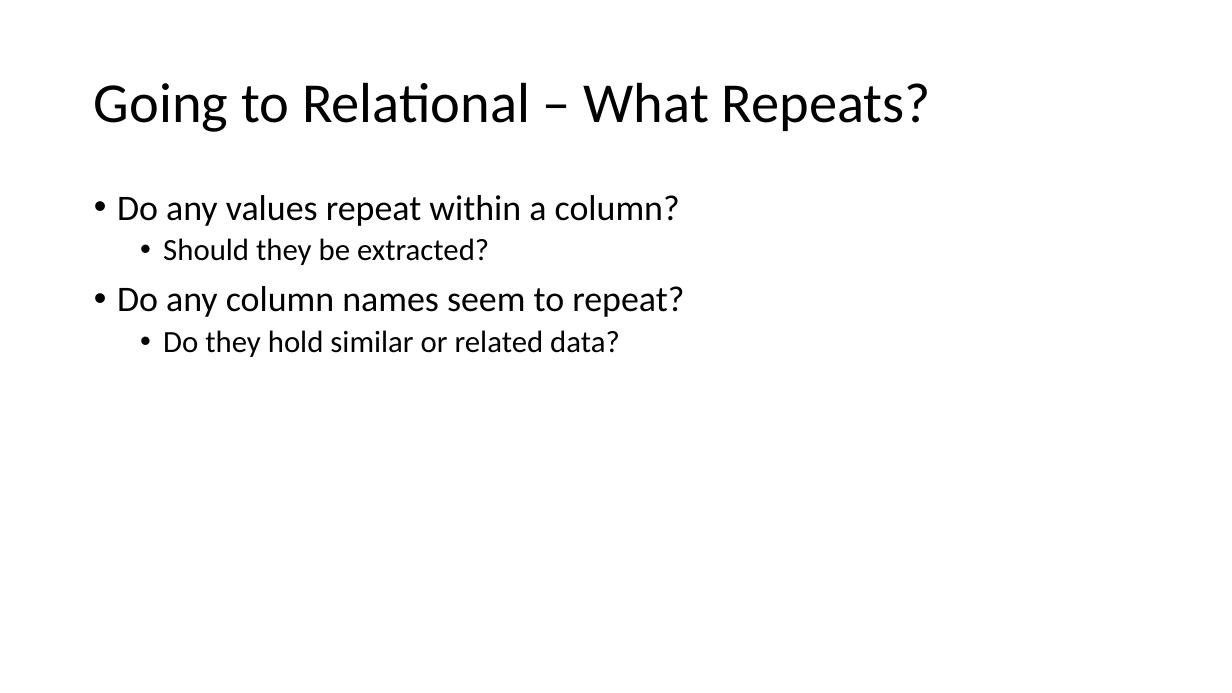
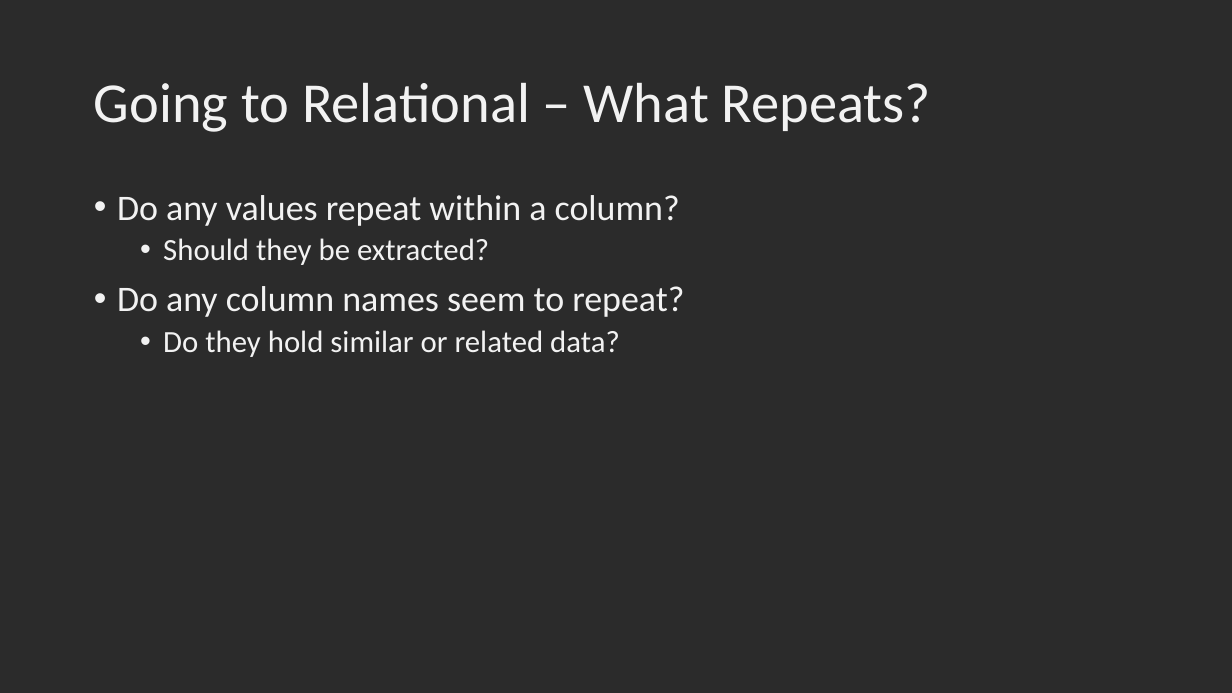
Before and after one commit to VDSFoundry/DbFundamentals, a slide deck: slide 14 of Db Design Fundamentals - Intro.pptx. Drawn at 1232x693 pixels with LibreOffice and Linux fonts; fonts in the diff are those of the drawing; background and template pictures are left out; a plain dark background stands for a picture behind light text. Boxes give left, top, right and bottom in pixels: in the first picture for what was removed or moved away, otherwise in the second. Text is boxed around its words. In the diff, an @@ line names an element or a change of style, - is before the commit and + after.

```diff
--- a/Db Design Fundamentals - Intro.pptx
+++ b/Db Design Fundamentals - Intro.pptx
@@ background #FFFFFF to picture (left out) @@
@@ title "Going to Relational – What ..." at [94,83,931,132]: text colour #000000 to #F2F2F2 @@
@@ text "Do any values repeat within ..." at [117,195,684,357]: text colour #000000 to #F2F2F2 @@
```
Also in this commit, not shown: 19 other slides changed, 1 slide added, 21 other files.
